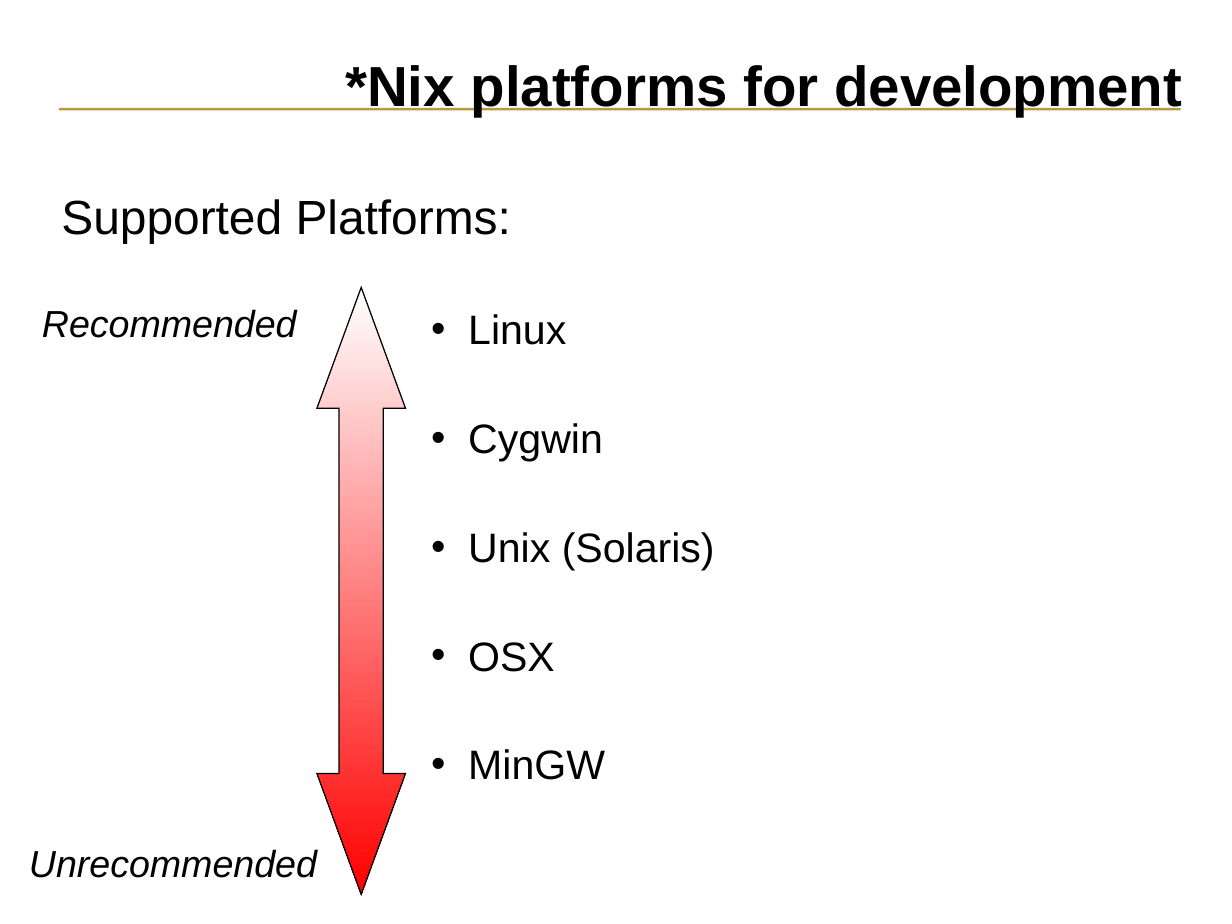
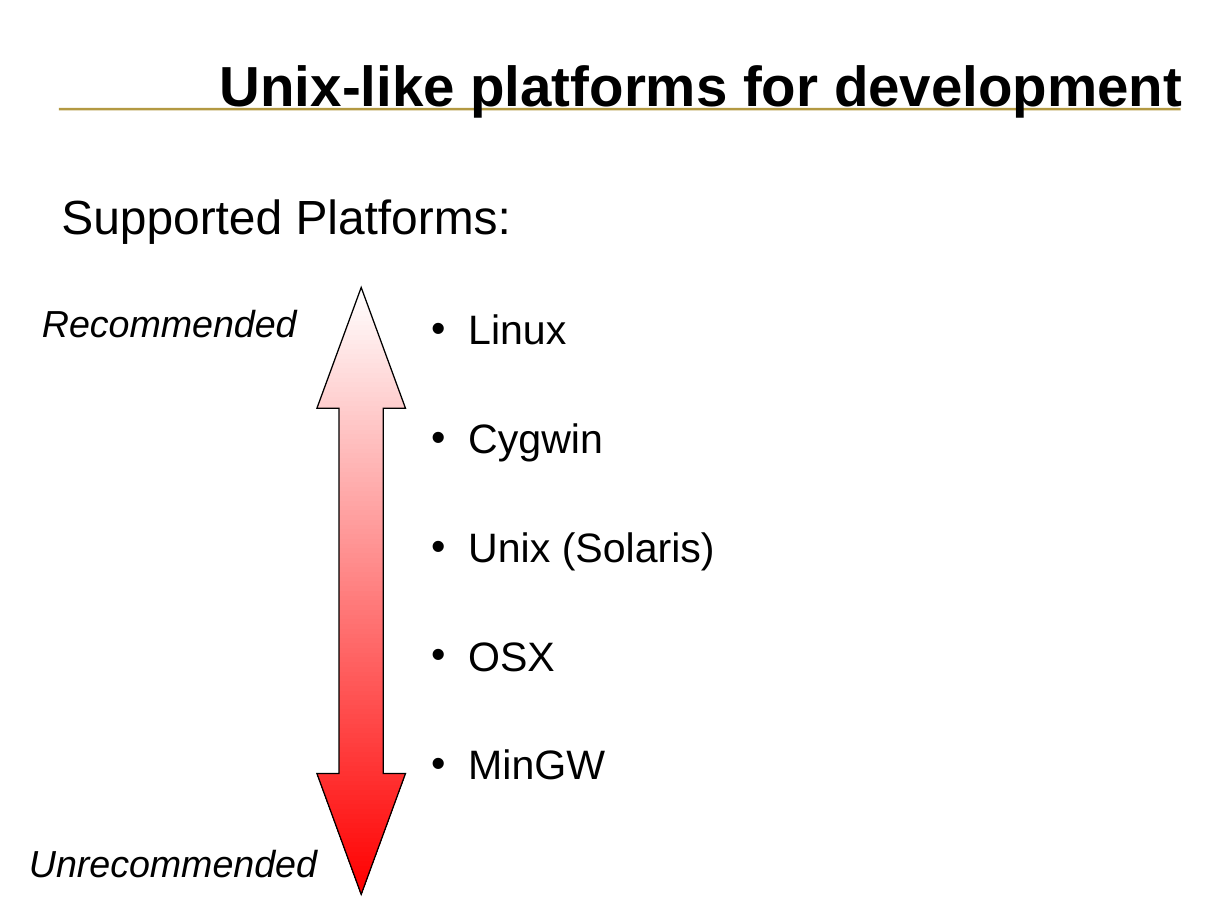
Before and after one commit to ESP-rCommunity/ESPrExtras, a slide deck: slide 26 of training/NRCan_course_materials/svn_tutorial/ESP-r_source_code.ppt (slide 23 before the commit). Drawn at 1232x924 pixels with LibreOffice and Linux fonts; fonts in the diff are those of the drawing. Boxes give left, top, right and bottom in pixels: in the first picture for what was removed or moved away, otherwise in the second. Text is boxed around its words. In the diff, an @@ line names an element or a change of style, - is before the commit and + after.

```diff
--- a/training/NRCan_course_materials/svn_tutorial/ESP-r_source_code.ppt
+++ b/training/NRCan_course_materials/svn_tutorial/ESP-r_source_code.ppt
@@ title at <box>220,65,1182,117</box>: text changed @@
-*Nix platforms for development
+Unix-like platforms for development
```
Also in this commit, not shown: 2 other slides changed, 3 slides added.
